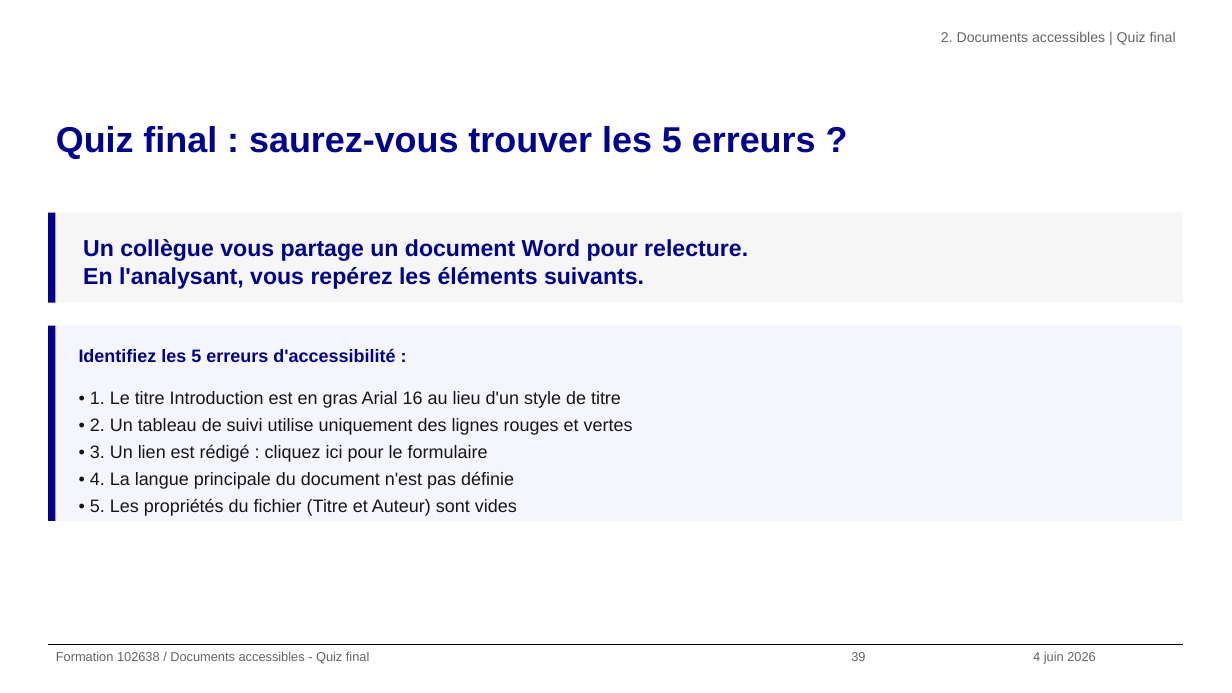
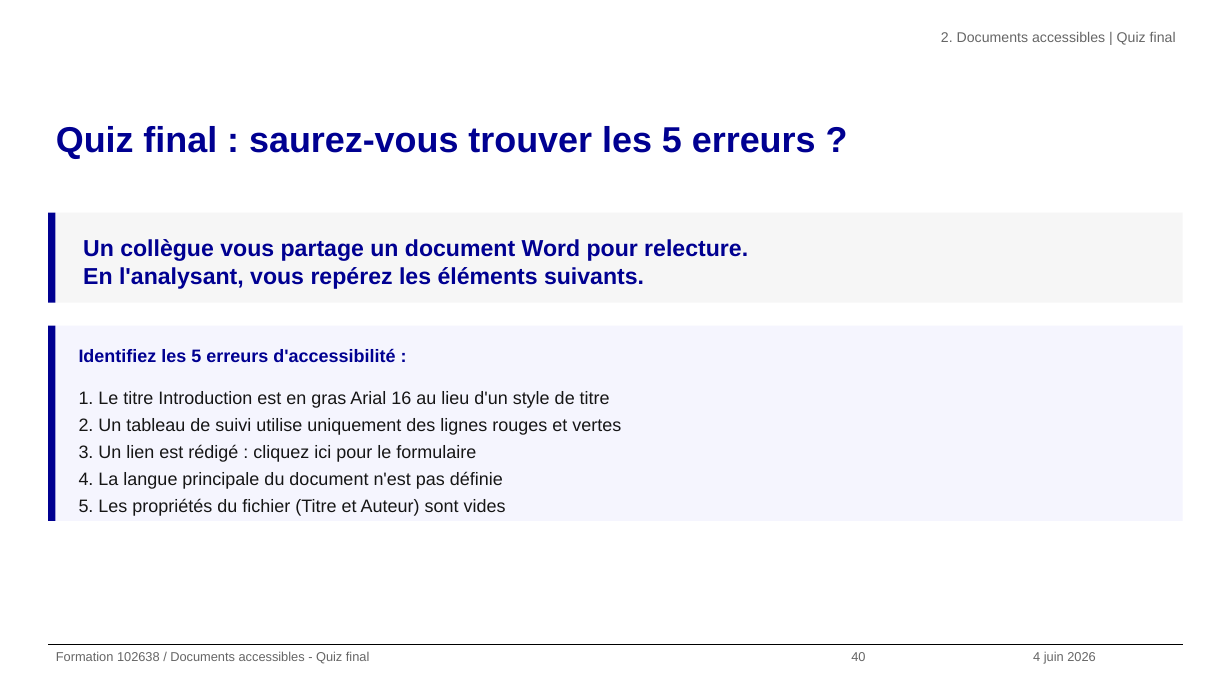
Before and after one commit to alexandra-guiderdoni/usine-fabrication-igpde-102846-ay11, a slide deck: slide 40 of formation-102638-juin-2026.pptx (slide 39 before the commit). Drawn at 1232x693 pixels with LibreOffice and Linux fonts; fonts in the diff are those of the drawing; background and template pictures are left out. Boxes give left, top, right and bottom in pixels: in the first picture for what was removed or moved away, otherwise in the second. Text is boxed around its words. In the diff, an @@ line names an element or a change of style, - is before the commit and + after.

```diff
--- a/formation-102638-juin-2026.pptx
+++ b/formation-102638-juin-2026.pptx
@@ text at (79,391,621,516): text changed @@
-• 1. Le titre Introduction est en gras Arial 16 au lieu d'un style de titre
-• 2. Un tableau de suivi utilise uniquement des lignes rouges et vertes
-• 3. Un lien est rédigé : cliquez ici pour le formulaire
-• 4. La langue principale du document n'est pas définie
-• 5. Les propriétés du fichier (Titre et Auteur) sont vides
+1. Le titre Introduction est en gras Arial 16 au lieu d'un style de titre
+2. Un tableau de suivi utilise uniquement des lignes rouges et vertes
+3. Un lien est rédigé : cliquez ici pour le formulaire
+4. La langue principale du document n'est pas définie
+5. Les propriétés du fichier (Titre et Auteur) sont vides
@@ text at (851,652,865,661): text changed @@
-39
+40
```
Also in this commit, not shown: 55 other slides changed, 1 slide added, 17 other files.
